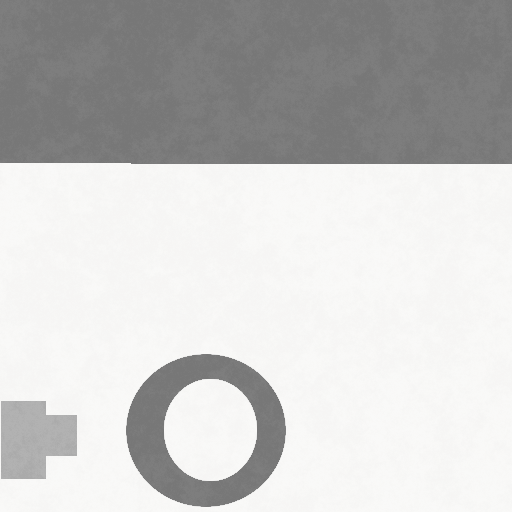
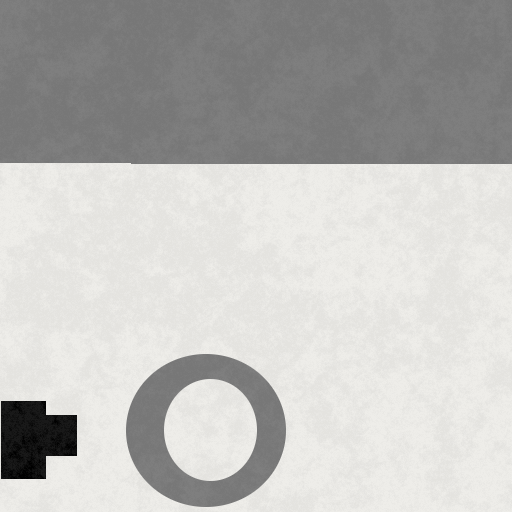
The second 512px x 512px image is a revision of the first. Changes to its layers:
hid "Widoczny" over [0, 163, 512, 512]
showed "Warstwa #1" over [0, 163, 512, 512]
showed "Warstwa" over [0, 163, 512, 512]
